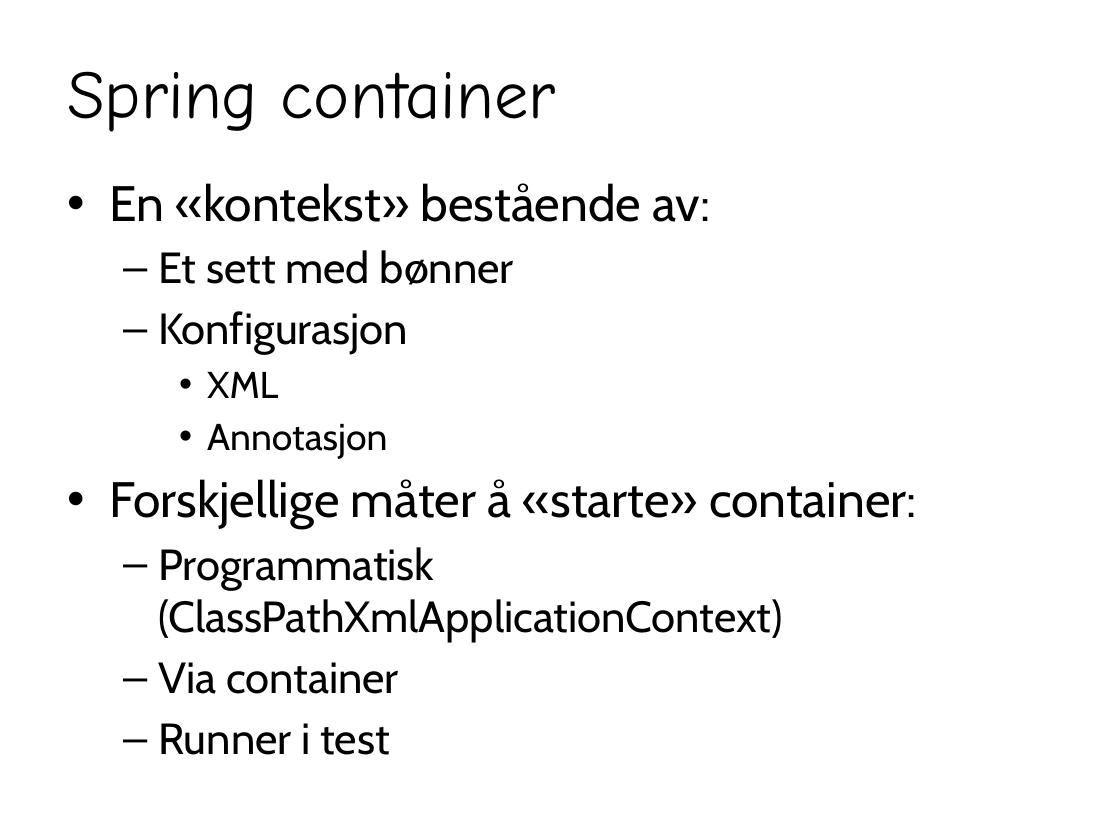
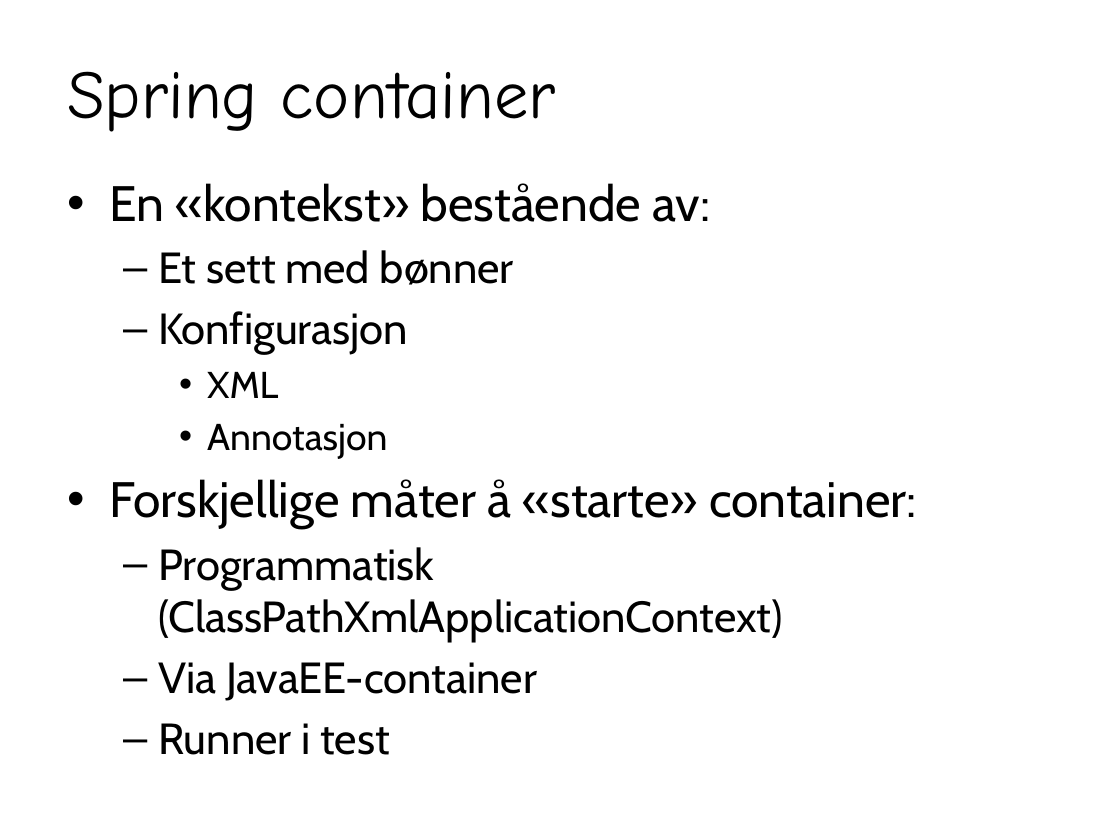
Before and after one commit to netcompanyno/springKurs, a slide deck: slide 17 of adm/Spring.pptx (slide 16 before the commit). Drawn at 1120x840 pixels with LibreOffice and Linux fonts; fonts in the diff are those of the drawing; background and template pictures are left out. Boxes give left, top, right and bottom in pixels: in the first picture for what was removed or moved away, otherwise in the second. Text is boxed around its words. In the diff, an @@ line names an element or a change of style, - is before the commit and + after.

```diff
--- a/adm/Spring.pptx
+++ b/adm/Spring.pptx
@@ text at (158,662,537,701): text changed @@
-  – Via container
+  – Via JavaEE-container
```
Also in this commit, not shown: 1 slide added, 1 other file.
